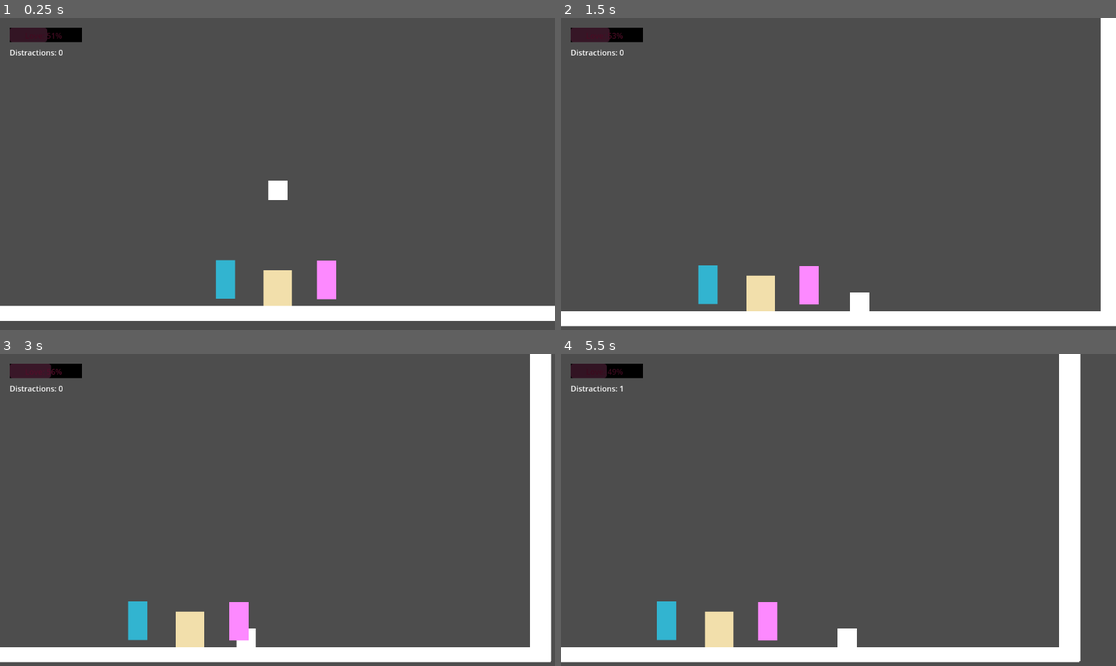
Above: before the commit, frames 1-4 (two rows, left to right).
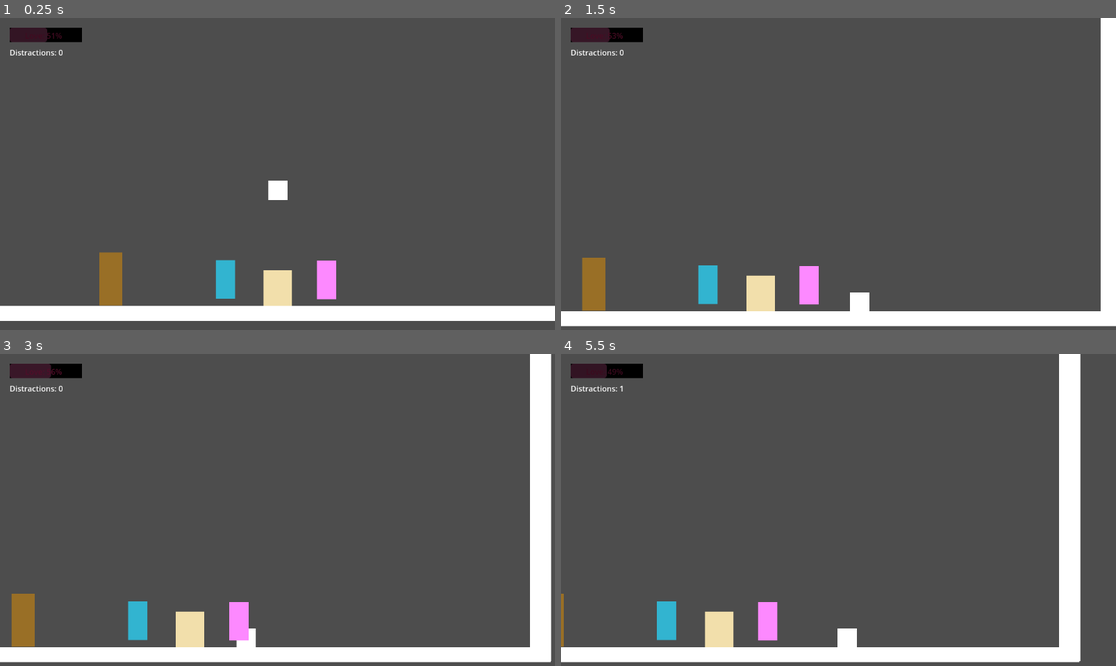
Above: after the commit, the same moments.

Repository: LouisZCode/love_dog_brackeysJam_2025
Game: Godot game, scene res://scenes/game.tscn
Two runs of this game, one before a commit and one after it. Both use one fixed random seed, a clock stepped at 60 frames per second and the inputs below.
Inputs:
- Up to frame 1 (0.25 s): no input
- Up to frame 2 (1.5 s): hold Right (ui_right) from 0.53 s (still down); tap E (interact) at 0.6, 1.35 s
- Up to frame 3 (3 s): release Right (ui_right) at 2.03 s; hold Left (ui_left) 2.03-2.78 s; hold Space (run) 2.03-2.78 s; tap E (interact) at 2.3, 2.85 s; hold Right (ui_right) from 2.78 s (still down)
- Up to frame 4 (5.5 s): tap E (interact) at 3.6, 4.55, 5.1 s; release Right (ui_right) at 4.28 s; hold Left (ui_left) 4.28-5.03 s; tap Space (run) at 4.35 s; hold Right (ui_right) from 5.03 s (still down)

The runs differ from the first frame. In frame 1, 0.7% of the frame differs, in the area x 17-23%, y 75-93%; in frame 2, 0.7%, in the area x 3-9%, y 76-94%; in frame 3, 0.7%; in frame 4, less than 0.1%.

Commit message:
Add doors to Kitchen and Dinning

Diff:
--- a/scenes/date.tscn
+++ b/scenes/date.tscn
@@ -9,6 +9,3 @@
 [node name="ColorRect" parent="." index="0"]
 z_index = 1
 color = Color(0.825061, 0.505834, 0.570074, 1)
-
-[node name="CollisionShape2D" parent="." index="1"]
-z_index = 1
--- a/scenes/game.tscn
+++ b/scenes/game.tscn
@@ -6,9 +6,14 @@
 [ext_resource type="Script" path="res://script/DateManager.gd" id="3_deeda"]
 [ext_resource type="PackedScene" uid="uid://c5uda31jw6q3l" path="res://scenes/date.tscn" id="3_ea4ev"]
 [ext_resource type="PackedScene" uid="uid://cfbf3xry8lspc" path="res://scenes/owner.tscn" id="4_tkdp3"]
+[ext_resource type="Script" path="res://script/door_to_kitchen.gd" id="5_w7c7w"]
+[ext_resource type="Script" path="res://script/door_to_dinning.gd" id="6_iy431"]
 
 [sub_resource type="StyleBoxFlat" id="StyleBoxFlat_ks20p"]
 bg_color = Color(0, 0, 0, 1)
+
+[sub_resource type="RectangleShape2D" id="RectangleShape2D_38tdj"]
+size = Vector2(61, 141)
 
 [sub_resource type="RectangleShape2D" id="RectangleShape2D_mp2s3"]
 size = Vector2(1866, 35)
@@ -70,6 +75,33 @@
 
 [node name="DiningRoom" type="Node2D" parent="Rooms"]
 
+[node name="DoorToKitchen" type="Area2D" parent="Rooms/DiningRoom"]
+position = Vector2(-451, -94)
+script = ExtResource("5_w7c7w")
+target_room = NodePath("../../Kitchen")
+door_side = "Right"
+
+[node name="CollisionShape2D" type="CollisionShape2D" parent="Rooms/DiningRoom/DoorToKitchen"]
+position = Vector2(18.5, 26.5)
+shape = SubResource("RectangleShape2D_38tdj")
+
+[node name="ColorRect" type="ColorRect" parent="Rooms/DiningRoom/DoorToKitchen"]
+offset_left = -11.0
+offset_top = -44.0
+offset_right = 49.0
+offset_bottom = 94.0
+color = Color(0.600222, 0.436197, 0.148246, 1)
+
+[node name="RichTextLabel" type="RichTextLabel" parent="Rooms/DiningRoom/DoorToKitchen"]
+offset_left = -24.0
+offset_top = -79.0
+offset_right = 62.0
+offset_bottom = -39.0
+bbcode_enabled = true
+text = "Press E"
+fit_content = true
+scroll_active = false
+
 [node name="StaticBody2D" type="StaticBody2D" parent="Rooms/DiningRoom"]
 
 [node name="CollisionShape2D" type="CollisionShape2D" parent="Rooms/DiningRoom/StaticBody2D"]
@@ -133,6 +165,86 @@
 [node name="SpawnPoint2" type="Marker2D" parent="Rooms/DiningRoom/ProblemSpawnPoints"]
 position = Vector2(525, -49)
 
+[node name="Kitchen" type="Node2D" parent="Rooms"]
+visible = false
+
+[node name="DoorToDinning" type="Area2D" parent="Rooms/Kitchen"]
+position = Vector2(501, -92)
+script = ExtResource("6_iy431")
+target_room = NodePath("../../DiningRoom")
+door_side = "Left"
+
+[node name="CollisionShape2D" type="CollisionShape2D" parent="Rooms/Kitchen/DoorToDinning"]
+position = Vector2(18.5, 26.5)
+shape = SubResource("RectangleShape2D_38tdj")
+
+[node name="ColorRect" type="ColorRect" parent="Rooms/Kitchen/DoorToDinning"]
+offset_left = -11.0
+offset_top = -44.0
+offset_right = 49.0
+offset_bottom = 94.0
+color = Color(0.600222, 0.436197, 0.148246, 1)
+
+[node name="RichTextLabel" type="RichTextLabel" parent="Rooms/Kitchen/DoorToDinning"]
+offset_left = -24.0
+offset_top = -79.0
+offset_right = 62.0
+offset_bottom = -39.0
+bbcode_enabled = true
+text = "Press E"
+fit_content = true
+scroll_active = false
+
+[node name="StaticBody2D" type="StaticBody2D" parent="Rooms/Kitchen"]
+
+[node name="CollisionShape2D" type="CollisionShape2D" parent="Rooms/Kitchen/StaticBody2D"]
+position = Vector2(-3, 20.5)
+shape = SubResource("RectangleShape2D_mp2s3")
+
+[node name="ColorRect" type="ColorRect" parent="Rooms/Kitchen/StaticBody2D/CollisionShape2D"]
+offset_left = -922.0
+offset_top = -19.0
+offset_right = 939.0
+offset_bottom = 19.0
+
+[node name="CollisionShape2D2" type="CollisionShape2D" parent="Rooms/Kitchen/StaticBody2D"]
+position = Vector2(-908, -365.5)
+shape = SubResource("RectangleShape2D_w2x6j")
+
+[node name="ColorRect" type="ColorRect" parent="Rooms/Kitchen/StaticBody2D/CollisionShape2D2"]
+offset_left = -25.0
+offset_top = -429.0
+offset_right = 30.0
+offset_bottom = 406.0
+
+[node name="CollisionShape2D3" type="CollisionShape2D" parent="Rooms/Kitchen/StaticBody2D"]
+position = Vector2(908, -368)
+shape = SubResource("RectangleShape2D_3to8f")
+
+[node name="ColorRect" type="ColorRect" parent="Rooms/Kitchen/StaticBody2D/CollisionShape2D3"]
+offset_left = -25.0
+offset_top = -429.0
+offset_right = 30.0
+offset_bottom = 406.0
+
+[node name="CollisionShape2D4" type="CollisionShape2D" parent="Rooms/Kitchen/StaticBody2D"]
+position = Vector2(4, -787)
+shape = SubResource("RectangleShape2D_hyov0")
+
+[node name="ColorRect" type="ColorRect" parent="Rooms/Kitchen/StaticBody2D/CollisionShape2D4"]
+offset_left = -922.0
+offset_top = -19.0
+offset_right = 939.0
+offset_bottom = 19.0
+
+[node name="ProblemSpawnPoints" type="Node2D" parent="Rooms/Kitchen"]
+
+[node name="SpawnPoint1" type="Marker2D" parent="Rooms/Kitchen/ProblemSpawnPoints"]
+position = Vector2(-637, -38)
+
+[node name="SpawnPoint2" type="Marker2D" parent="Rooms/Kitchen/ProblemSpawnPoints"]
+position = Vector2(525, -49)
+
 [node name="date" parent="." instance=ExtResource("3_ea4ev")]
 modulate = Color(0.990952, 0.535871, 1, 1)
 position = Vector2(126, -14)
@@ -143,3 +255,7 @@
 
 [connection signal="love_level_changed" from="DateManager" to="date" method="_on_date_manager_love_level_changed"]
 [connection signal="love_level_changed" from="DateManager" to="owner" method="_on_date_manager_love_level_changed"]
+[connection signal="body_entered" from="Rooms/DiningRoom/DoorToKitchen" to="Rooms/DiningRoom/DoorToKitchen" method="_on_body_entered"]
+[connection signal="body_exited" from="Rooms/DiningRoom/DoorToKitchen" to="Rooms/DiningRoom/DoorToKitchen" method="_on_body_exited"]
+[connection signal="body_entered" from="Rooms/Kitchen/DoorToDinning" to="Rooms/Kitchen/DoorToDinning" method="_on_body_entered"]
+[connection signal="body_exited" from="Rooms/Kitchen/DoorToDinning" to="Rooms/Kitchen/DoorToDinning" method="_on_body_exited"]
--- a/scenes/owner.tscn
+++ b/scenes/owner.tscn
@@ -5,6 +5,3 @@
 [node name="CharacterBody2D" instance=ExtResource("1_4cahr")]
 z_index = 1
 character_name = "owner"
-
-[node name="ColorRect" parent="." index="0"]
-color = Color(0.305882, 0.490196, 1, 1)
--- /dev/null
+++ b/script/door_to_dinning.gd
@@ -0,0 +1,36 @@
+extends Area2D
+
+@export var target_room: NodePath = "../Kitchen"  # Relative path from DoorToKitchen to Kitchen
+@export var spawn_position: Vector2
+@export_enum("Left", "Right") var door_side: String
+
+@onready var prompt_label = $RichTextLabel
+
+func _ready():
+	prompt_label.text = "[center]Press E[/center]"
+	prompt_label.hide()
+
+func _process(_delta):
+	if overlaps_body(get_node("/root/Game/Player")) and Input.is_action_just_pressed("interact"):
+		transition_to_room()
+
+func _on_body_entered(body):
+	if body.is_in_group("player"):
+		prompt_label.show()
+
+func _on_body_exited(body):
+	if body.is_in_group("player"):
+		prompt_label.hide()
+
+func transition_to_room():
+	var target = get_node(target_room)
+	if target:
+		# Hide current room, show target room
+		get_parent().hide()  # DiningRoom
+		target.show()
+
+		# Move player to spawn position
+		var player = get_node("/root/Game/Player")
+		if player:
+			player.global_position = spawn_position
+		print("Transitioning to Kitchen at position: ", spawn_position)
--- /dev/null
+++ b/script/door_to_kitchen.gd
@@ -0,0 +1,36 @@
+extends Area2D
+
+@export var target_room: NodePath = "../Kitchen"  # Relative path from DoorToKitchen to Kitchen
+@export var spawn_position: Vector2
+@export_enum("Left", "Right") var door_side: String
+
+@onready var prompt_label = $RichTextLabel
+
+func _ready():
+	prompt_label.text = "[center]Press E[/center]"
+	prompt_label.hide()
+
+func _process(_delta):
+	if overlaps_body(get_node("/root/Game/Player")) and Input.is_action_just_pressed("interact"):
+		transition_to_room()
+
+func _on_body_entered(body):
+	if body.is_in_group("player"):
+		prompt_label.show()
+
+func _on_body_exited(body):
+	if body.is_in_group("player"):
+		prompt_label.hide()
+
+func transition_to_room():
+	var target = get_node(target_room)
+	if target:
+		# Hide current room, show target room
+		get_parent().hide()  # DiningRoom
+		target.show()
+
+		# Move player to spawn position
+		var player = get_node("/root/Game/Player")
+		if player:
+			player.global_position = spawn_position
+		print("Transitioning to Kitchen at position: ", spawn_position)
Not shown: 1 places in scenes/game.tscn that only renumber resources
